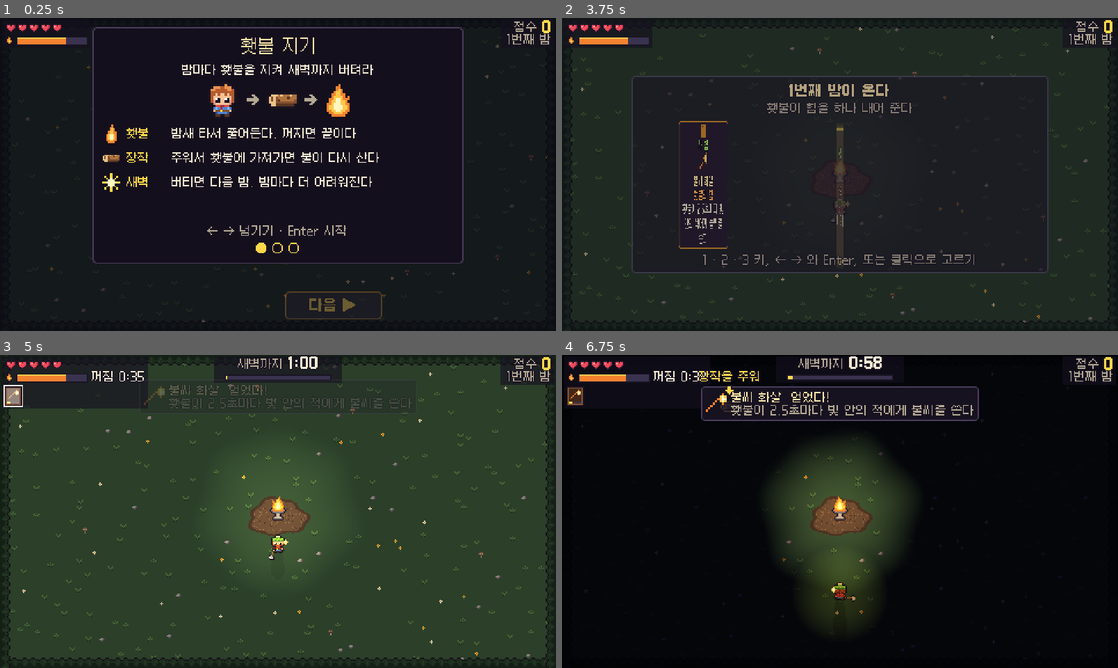
Above: before the commit, frames 1-4 (two rows, left to right).
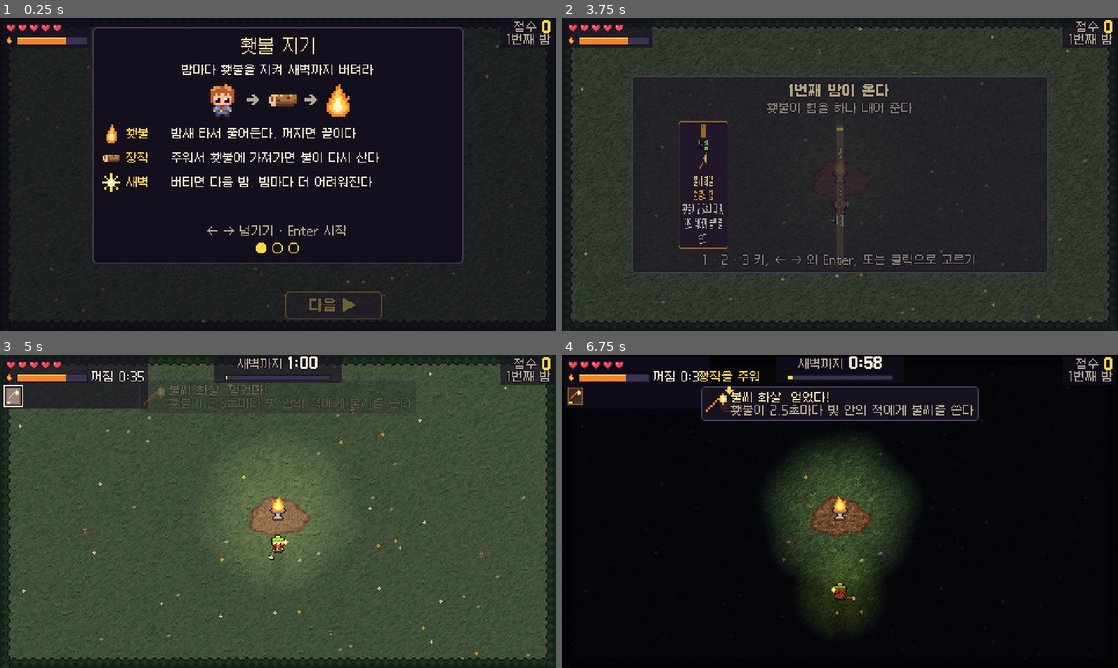
Above: after the commit, the same moments.

Repository: KHWook/2dgame1
Game: Godot game, scene res://src/main.tscn
Same seed, same stepped clock (60 frames per second), same inputs: the game is played once before the commit and once after it.
Inputs (mouse positions are in pixels of both pictures, inside the frame that each line leads up to):
- Up to frame 1 (0.25 s): no input
- Up to frame 2 (3.75 s): tap Enter at 0.5 s; move the mouse to (962, 158) at 0.52 s; hold Right 0.53-1.25 s; tap 1 at 0.6 s; click (962, 158) at 0.67 s; tap Space at 0.77, 2.75 s; drag from (728, 190) to (812, 237) at 1.27 s; move the mouse to (895, 105) at 2.02 s; hold Right 2.03-2.75 s; tap 3 at 2.1 s; click (895, 105) at 2.17 s; drag from (812, 237) to (673, 127) at 2.77 s; move the mouse to (1006, 221) at 3.52 s; hold Left from 3.53 s (still down); tap Keypad Enter at 3.6 s; click (1006, 221) at 3.67 s
- Up to frame 3 (5 s): tap Space at 3.77 s; release Left at 4.25 s; drag from (111, 464) to (194, 433) at 4.27 s
- Up to frame 4 (6.75 s): move the mouse to (867, 511) at 5.02 s; hold Down 5.03-5.75 s; tap J at 5.1 s; click (867, 511) at 5.17 s; drag from (756, 433) to (728, 527) at 5.77 s; move the mouse to (962, 495) at 6.52 s; hold Up from 6.53 s (still down); tap K at 6.6 s; click (962, 495) at 6.67 s

The runs differ from the first frame. In frame 2, 6.7% of the frame differs, in the area x 1-99%, y 2-98%; in frame 3, 31%; in frame 4, 0.3%.

Commit message:
The ground is crayon on paper, drawn by a shader under the field
main.gd puts one ColorRect the size of the view under its own drawing,
with src/art/ground.gdshader: slanted strokes a game pixel wide and a
grain per screen pixel, in the colours of Painter.ground_map() (GROUND,
with the clearing where paint() drew it). The shader finds the screen
pixel with fwidth(UV), so nothing passes it the window size. By night
the gaps go dark and the strokes light, so the ground keeps its average
colour. The painter then paints only the strips past the view. --flat
turns it off and paints as before. Sprites, HUD and fonts are untouched.

The _ground_map scene holds the map to the view's size, GROUND at the
corners and the clearing's own pixels under the torch.

Co-Authored-By: Claude Fable 5.2 <noreply@anthropic.com>

Diff:
--- /dev/null
+++ b/src/art/ground.gdshader
@@ -0,0 +1,49 @@
+// The field's ground as crayon on paper: slanted strokes whose pressure rises and falls along them, and a grain per
+// screen pixel. Sprites, the HUD and the words stay pixel art; only this one rectangle under them is drawn finer than
+// a game pixel. src/main.gd puts it under the field and sets day from Painter.daylight() every frame.
+shader_type canvas_item;
+
+// The ground's colour for each game pixel (Painter.ground_map): grass, and the bare earth round the torch.
+uniform sampler2D ground : filter_nearest, repeat_disable;
+uniform vec4 paper : source_color = vec4(1.0, 0.957, 0.863, 1.0);
+uniform float slant = -0.55; // radians the strokes lean
+uniform float stroke = 1.0; // game pixels a stroke is wide
+uniform float stroke_length = 3.0; // game pixels over which the pressure changes along a stroke
+uniform float rough = 1.0; // game pixels the ground's colour is looked up within, so the earth's edge is not stepped
+uniform float skip = 0.3; // by day, how far toward the paper the gaps between strokes go
+// By night the gaps go dark instead, like scratch art: black under the colour. Strokes are lighter than the ground
+// and gaps darker by about as much, so the ground keeps its colour on average and the night is as dark as before.
+uniform float day = 1.0;
+uniform float gap_dark = 0.6; // a gap at night: the ground colour times this
+uniform float stroke_light = 1.4; // a stroke at night: the ground colour times this
+
+// Dave Hoskins' hash12, which has no sin in it: fract(sin(x) * 43758.5) comes out in bands on some phone GPUs.
+float hash(vec2 p) {
+	vec3 p3 = fract(vec3(p.xyx) * 0.1031);
+	p3 += dot(p3, p3.yzx + 33.33);
+	return fract((p3.x + p3.y) * p3.z);
+}
+
+float pressure(float t, float band) {
+	float i = floor(t);
+	return mix(hash(vec2(i, band)), hash(vec2(i + 1.0, band)), smoothstep(0.0, 1.0, t - i));
+}
+
+void fragment() {
+	// fwidth(UV) is how much UV one screen pixel covers, so the grain is one screen pixel at any window size and
+	// nobody has to tell the shader how big the window is.
+	vec2 px = floor(UV / fwidth(UV));
+	vec2 size = vec2(textureSize(ground, 0));
+	vec2 at = UV * size; // in game pixels
+	float along = at.x * cos(slant) + at.y * sin(slant);
+	float across = -at.x * sin(slant) + at.y * cos(slant);
+	float band = floor(across / stroke);
+	float p = pressure(along / stroke_length + band * 7.31, band);
+	float grain = hash(px);
+	float cover = clamp(0.45 + 0.6 * p - 0.5 * grain, 0.0, 1.0);
+	vec2 nudge = (vec2(hash(px + 17.0), hash(px + 59.0)) - 0.5) * rough;
+	vec3 base = texture(ground, (at + nudge) / size).rgb;
+	vec3 by_day = mix(mix(base, paper.rgb, skip), base * (p > 0.8 ? 0.9 : 1.0), cover);
+	vec3 by_night = mix(base * gap_dark, base * stroke_light, cover);
+	COLOR = vec4(mix(by_night, by_day, day), 1.0);
+}
--- a/src/art/painter.gd
+++ b/src/art/painter.gd
@@ -297,6 +297,7 @@
 var scenery: Array = [] # [texture, top-left]
 var clearing: Texture2D
 var hedges := {} # side -> texture: the treetops along each screen edge
+var paper := false # set by main.gd: the ground is drawn under the field by src/art/ground.gdshader, not by paint()
 var shake := Vector2.ZERO # set by main.gd: how far the field is drawn off its place right now (src/art/juice.gd)
 var scrim := 0.0 # set by main.gd's ui: how dark the dim over the field is, 0 to 1
 var hidden_pick := "" # set by the ui: an upgrade whose icon is still flying to its tile, drawn empty until it lands
@@ -438,9 +439,13 @@
 
 func paint(c: CanvasItem, w) -> void:
 	_crowd(w)
-	c.draw_rect(Rect2(Vector2.ZERO, VIEW).grow(Juice.MARGIN), Sprites.PALETTE["u"]) # the hedge goes on past the view, for a shake
-	c.draw_rect(Rect2(Vector2.ZERO, VIEW), GROUND)
-	c.draw_texture(clearing, (T.pos + CLEARING_DROP - Vector2(CLEARING) / 2.0).round())
+	if paper:
+		for strip in margin_strips():
+			c.draw_rect(strip, Sprites.PALETTE["u"])
+	else:
+		c.draw_rect(Rect2(Vector2.ZERO, VIEW).grow(Juice.MARGIN), Sprites.PALETTE["u"]) # the hedge goes on past the view, for a shake
+		c.draw_rect(Rect2(Vector2.ZERO, VIEW), GROUND)
+		c.draw_texture(clearing, clearing_at())
 	for s in scenery:
 		c.draw_texture(s[0], s[1])
 	_ember_ring(c, w)
@@ -1493,6 +1498,26 @@
 	return k
 
 
+## Where the clearing's top-left is on the field.
+static func clearing_at() -> Vector2:
+	return (T.pos + CLEARING_DROP - Vector2(CLEARING) / 2.0).round()
+
+
+## The ground's colour for each game pixel of the view, for src/art/ground.gdshader to draw its strokes in: GROUND,
+## with the clearing where paint() puts it.
+static func ground_map() -> Image:
+	var img := Image.create_empty(int(VIEW.x), int(VIEW.y), false, Image.FORMAT_RGBA8)
+	img.fill(GROUND)
+	img.blend_rect(_clearing_image(), Rect2i(Vector2i.ZERO, CLEARING), Vector2i(clearing_at()))
+	return img
+
+
+## The four strips just past the view, where the paper ground does not reach: the hedge goes on there, for a shake.
+static func margin_strips() -> Array:
+	var m: float = Juice.MARGIN
+	return [Rect2(-m, -m, VIEW.x + 2.0 * m, m), Rect2(-m, VIEW.y, VIEW.x + 2.0 * m, m), Rect2(-m, 0.0, m, VIEW.y), Rect2(VIEW.x, 0.0, m, VIEW.y)]
+
+
 ## Bare earth with a wobbly edge and a few specks, made from the dirt colours. The same picture every time.
 static func _clearing_image() -> Image:
 	var img := Image.create_empty(CLEARING.x, CLEARING.y, false, Image.FORMAT_RGBA8)
--- a/src/main.gd
+++ b/src/main.gd
@@ -18,6 +18,7 @@
 const Guide := preload("res://src/guide.gd")
 const Looks := preload("res://src/art/looks.gd")
 const Picker := preload("res://src/picker.gd")
+const GroundShader := preload("res://src/art/ground.gdshader")
 
 const KEYS := {
 	KEY_LEFT: "left", KEY_A: "left", KEY_RIGHT: "right", KEY_D: "right",
@@ -47,6 +48,7 @@
 var held := {}
 var pending := {} # presses since the last step; each counts for exactly one step (D6)
 var sky: CanvasModulate
+var ground: ShaderMaterial = null # the paper ground under the field (src/art/ground.gdshader); null with --flat
 var overlay: Node2D # above the night and the lights: what glows by itself, and the HUD pictures
 var ui # src/ui.gd: every word on screen, and the offer cards
 var records # src/records.gd: the best runs on disk
@@ -67,7 +69,7 @@
 ## Dev flags for looking at and measuring late nights; the replay and the balance tool never pass through here.
 ## --night=N starts at the dusk of night N (World.begin_at); --crowd=K keeps K enemies on the field and the keeper and
 ## the torch from failing (World.crowd); --perf prints, once a second, the crowd, the time world.step takes, the frame
-## time and the draw calls.
+## time and the draw calls. --flat paints the ground in flat colours, as it was before the paper ground.
 var crowd := 0
 var perf := false
 var perf_frames := 0
@@ -128,6 +130,8 @@
 		sfx[name] = player
 	sky = CanvasModulate.new()
 	add_child(sky)
+	if not OS.get_cmdline_user_args().has("--flat"):
+		_lay_paper()
 	for ring in Painter.LIGHT_RINGS:
 		var light := PointLight2D.new()
 		light.texture = ImageTexture.create_from_image(Painter.light_image(ring[0], Painter.LIGHT_LICK))
@@ -168,6 +172,21 @@
 	_fit()
 
 
+## The paper ground: one rectangle the size of the view under everything main.gd draws, which the shader fills with
+## crayon strokes in the ground's colours. The painter then leaves the ground out of what it paints.
+func _lay_paper() -> void:
+	ground = ShaderMaterial.new()
+	ground.shader = GroundShader
+	ground.set_shader_parameter("ground", ImageTexture.create_from_image(Painter.ground_map()))
+	var rect := ColorRect.new()
+	rect.size = Config.VIEW
+	rect.z_index = -1
+	rect.mouse_filter = Control.MOUSE_FILTER_IGNORE
+	rect.material = ground
+	add_child(rect)
+	painter.paper = true
+
+
 ## On the web and on phones, the field keeps whole-pixel scaling unless that leaves it small (Touch.stretch_for).
 func _fit() -> void:
 	if OS.has_feature("web") or OS.has_feature("mobile"):
@@ -360,6 +379,8 @@
 	overlay.queue_redraw() # the ui's dim, flights and flashes move on real time, also while the world is not stepped
 	var day: float = painter.daylight(world)
 	sky.color = painter.sky(world)
+	if ground != null:
+		ground.set_shader_parameter("day", day)
 	var energy: float = lerpf(TORCH_ENERGY, DAY_ENERGY, day) * (Painter.flicker(world) + FLARE_ENERGY * painter.flare()) if world.fuel > 0.0 else 0.0
 	for i in torch_lights.size(): # together as bright as one light; where only one ring's tongue reaches, half
 		torch_lights[i].texture_scale = world.light_radius() * 2.0 / Painter.LIGHT_SIZE
--- a/tools/rules_test.gd
+++ b/tools/rules_test.gd
@@ -67,6 +67,7 @@
 	out.append_array(_swift())
 	out.append_array(_auto_attack())
 	out.append_array(_seeds())
+	out.append_array(_ground_map())
 	return out
 
 
@@ -2507,6 +2508,43 @@
 	return out
 
 
+## The picture the paper ground's shader takes its colours from (Painter.ground_map) is the ground paint() paints
+## without it: the view's size, GROUND out to the corners, and the clearing's own pixels where the clearing lies, so
+## the earth under the torch is earth. The strips painted past it for a shake, with the view, fill the grown view.
+static func _ground_map() -> Array:
+	var out := []
+	var map: Image = Painter.ground_map()
+	_expect(out, "the ground map is the view's size", map.get_size(), Vector2i(Config.VIEW))
+	var corners := []
+	for at in [Vector2i.ZERO, Vector2i(Config.VIEW) - Vector2i.ONE]:
+		corners.append(map.get_pixelv(at).to_html())
+	_expect(out, "the ground map's far corners are GROUND", corners, [Painter.GROUND.to_html(), Painter.GROUND.to_html()])
+	var earth: Image = Painter._clearing_image()
+	var from := Vector2i(Painter.clearing_at())
+	var wrong := []
+	var bare := 0
+	for y in Painter.CLEARING.y:
+		for x in Painter.CLEARING.x:
+			var own: Color = earth.get_pixel(x, y)
+			var want: Color = own if own.a > 0.0 else Painter.GROUND
+			bare += 1 if own.a > 0.0 else 0
+			if map.get_pixelv(from + Vector2i(x, y)).to_html() != want.to_html() and wrong.size() < 5:
+				wrong.append([x, y])
+	_expect(out, "the ground map has the clearing's own colours where the clearing lies, GROUND round it (pixels of the clearing that differ)", wrong, [])
+	var dirt := [Sprites.PALETTE["M"].to_html(), Sprites.PALETTE["m"].to_html(), Sprites.PALETTE["N"].to_html()]
+	var under: String = map.get_pixelv(Vector2i(Config.TORCH.pos + Painter.CLEARING_DROP)).to_html()
+	_expect(out, "under the torch the ground map is bare earth (%s is one of %s), and the clearing has earth in it" % [under, dirt], [dirt.has(under), bare > 0], [true, true])
+	var view := Rect2(Vector2.ZERO, Config.VIEW)
+	var area := view.get_area()
+	var overlap := false
+	for strip in Painter.margin_strips():
+		area += strip.get_area()
+		overlap = overlap or strip.intersects(view) or not view.grow(Juice.MARGIN).encloses(strip)
+	_expect(out, "the strips past the view and the view fill the view grown by the shake's margin, the strips outside the view",
+		[area, overlap], [view.grow(Juice.MARGIN).get_area(), false])
+	return out
+
+
 ## Puts an enemy back where it stood, unhurt and unpushed: a target that stays in reach however often it is struck.
 static func _hold_still(e, at: Vector2) -> void:
 	e.pos = at
